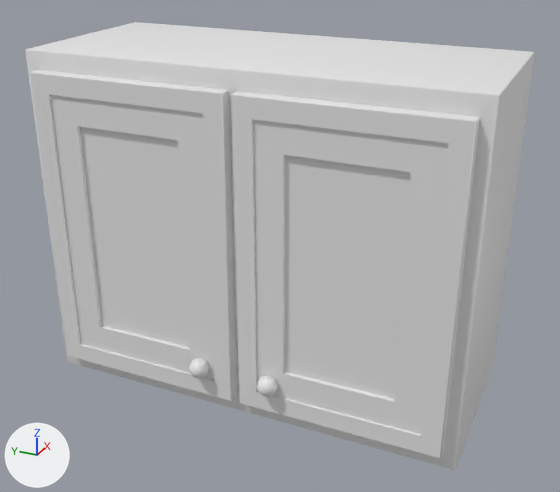
The FBX model _ART/Models/Kitchen/SM_Cabinet_Small.fbx as it was, and as the next commit left it.
The view is the same before and after, from a 50 mm camera at (-1.649, -0.659, 0.669) aimed at (-0.235, -0.023, -0.038). Arrows for +X, +Y and +Z are at lower left; the lights stay in place. Where no turn or scale is listed for an object, it has been applied to the vertices.

The scene before the commit, as lines of its bpy script (objects in view):
```python
me_mesh_010 = bpy.data.meshes.new('Mesh.010')
me_mesh_010.from_pydata(...)  # 238 vertices, 228 faces; spans x -0.452..0.0, y -0.477..0.477, z -0.377..0.377
ob_sm_cupboards_small = bpy.data.objects.new('SM_Cupboards_Small', me_mesh_010)
ob_sm_cupboards_small.location = (0.0, 0.0, 0.0)
```
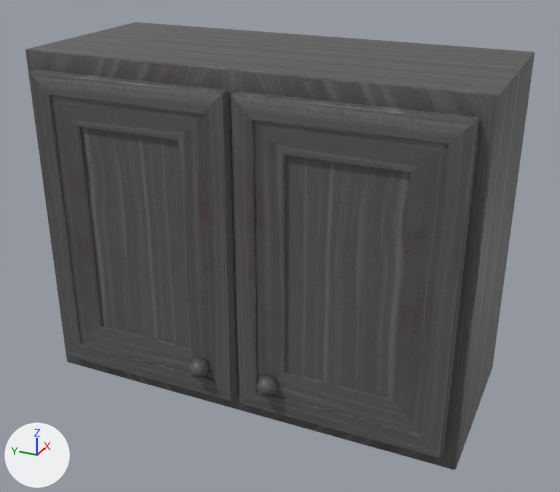
Patch to the scene script:
```diff
--- a/_ART/Models/Kitchen/SM_Cabinet_Small.fbx.py
+++ b/_ART/Models/Kitchen/SM_Cabinet_Small.fbx.py
@@ img_t_finewood_d_jpg @@
+img_t_finewood_d_jpg = load_image('T_FineWood_D.jpg', '../../Textures/T_FineWood/T_FineWood_D.png', 2048, 2048, 'sRGB')
@@ mat_wood @@
+mat_wood = principled_material('Wood')
+mat_wood.texture = img_t_finewood_d_jpg
@@ me_mesh_010 @@
 me_mesh_010.from_pydata(...)  # 238 vertices, 228 faces; spans x -0.452..0.0, y -0.477..0.477, z -0.377..0.377
+me_mesh_010.materials.append(mat_wood)  # picture img_t_finewood_d_jpg
```

What differs and where, as boxes [x1, y1, x2, y2] in the pictures (560 x 492 px):
'SM_Cupboards_Small', recoloured: [26, 22, 534, 470] in both
